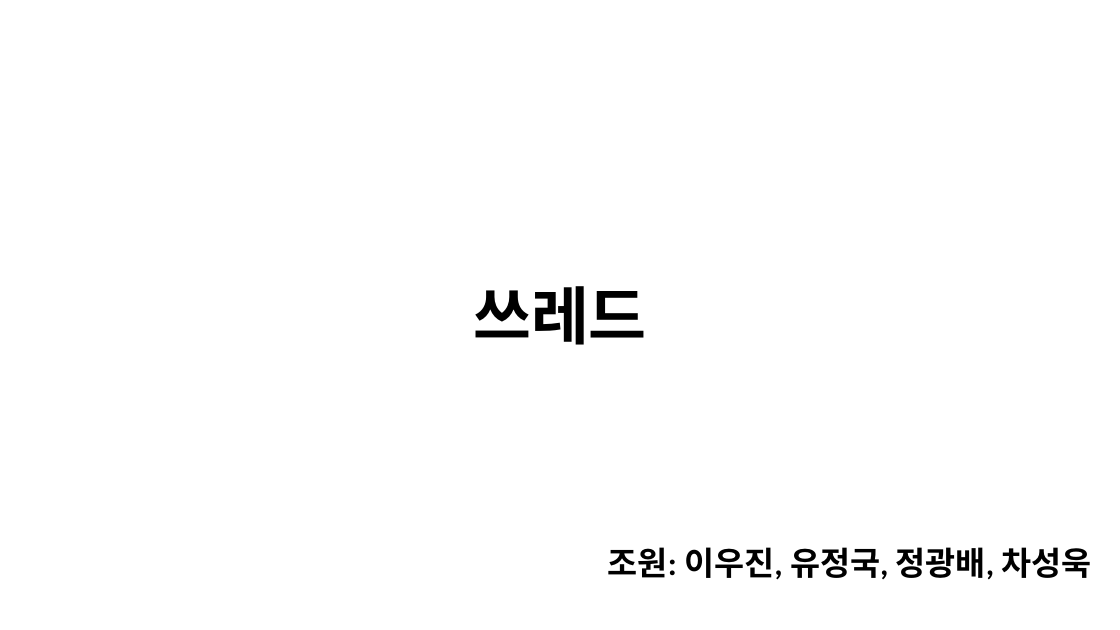
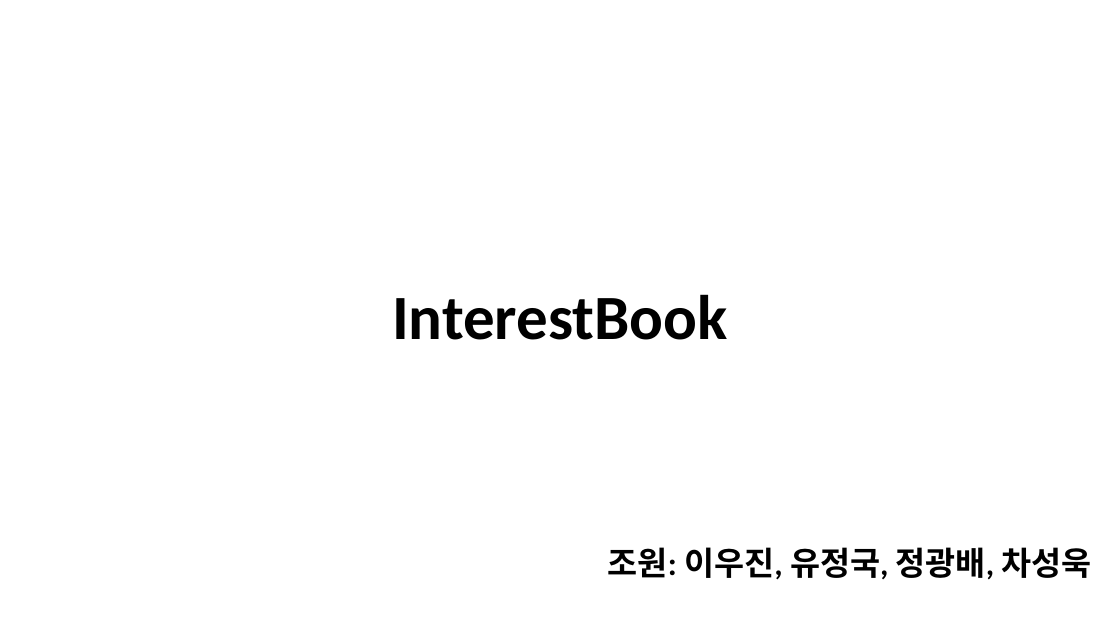
Before and after one commit to iuj09/InterestBook, a slide deck: slide 1 of KOSTAmini1/dogi.pptx. Drawn at 1120x630 pixels with LibreOffice and Linux fonts; fonts in the diff are those of the drawing. Boxes give left, top, right and bottom in pixels: in the first picture for what was removed or moved away, otherwise in the second. Text is boxed around its words. In the diff, an @@ line names an element or a change of style, - is before the commit and + after.

```diff
--- a/KOSTAmini1/dogi.pptx
+++ b/KOSTAmini1/dogi.pptx
@@ text at (392,294,727,340): text changed @@
-쓰레드
+InterestBook
```
Also in this commit, not shown: 3 other slides changed, 11 slides added, 2 slides removed, 4 other files.
